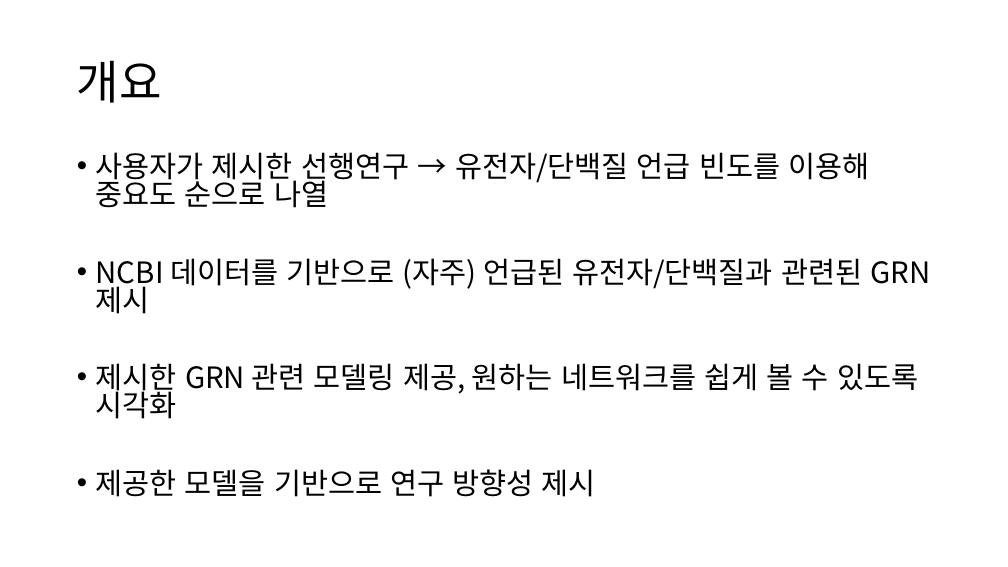
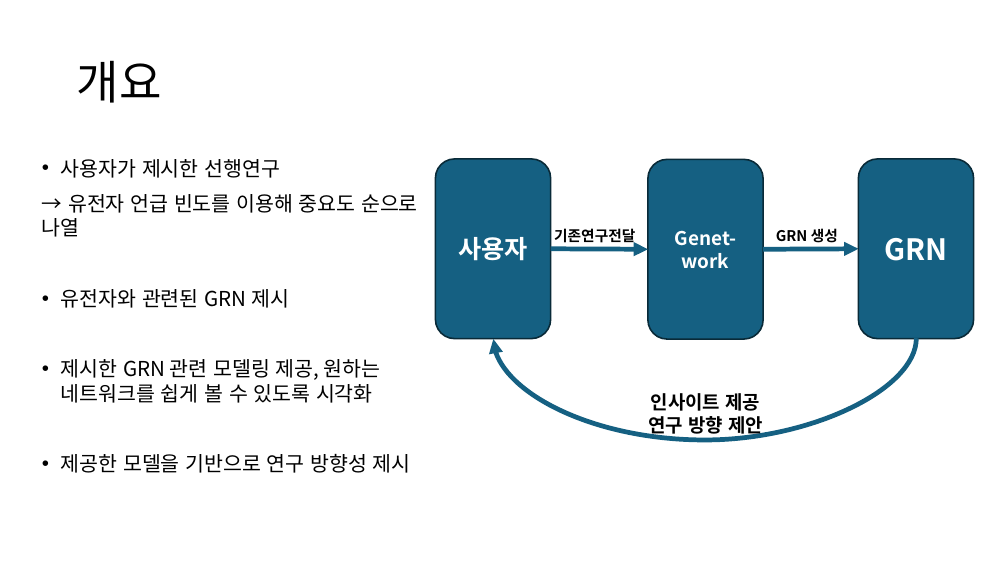
Before and after one commit to summer-121/Genetwork, a slide deck: slide 2 of GeNetwork_Scheme.pptx. Drawn at 1008x567 pixels with LibreOffice and Linux fonts; fonts in the diff are those of the drawing. Boxes give left, top, right and bottom in pixels: in the first picture for what was removed or moved away, otherwise in the second. Text is boxed around its words. In the diff, an @@ line names an element or a change of style, - is before the commit and + after.

```diff
--- a/GeNetwork_Scheme.pptx
+++ b/GeNetwork_Scheme.pptx
@@ text "사용자가 제시한 선행연구" moved from (x1=96, y1=152, x2=930, y2=497) to (x1=42, y1=159, x2=418, y2=473) @@
@@ text at (x1=42, y1=159, x2=418, y2=308): text changed; size 28 to 19.6 pt @@
-• 사용자가 제시한 선행연구 → 유전자/단백질 언급 빈도를 이용해 중요도 순으로 나열
-• NCBI 데이터를 기반으로 (자주) 언급된 유전자/단백질과 관련된 GRN 제시
+• 사용자가 제시한 선행연구
+→ 유전자 언급 빈도를 이용해 중요도 순으로 나열
+• 유전자와 관련된 GRN 제시
@@ text at (x1=61, y1=359, x2=411, y2=473): size 28 to 19.6 pt in "제시한 GRN 관련 모델링 제공, 원하는 네트워크를 ...", "제공한 모델을 기반으로 연구 방향성 제시"; line spacing 0.8 to 1 @@
@@ group added at (x1=436, y1=159, x2=973, y2=442): 3 rounded rectangles, 3 texts, 2 arrows, 1 curved arrow @@
+사용자
+Genet-
+work
+GRN 생성
+GRN
+기존연구전달
+인사이트 제공
+연구 방향 제안
```
Also in this commit, not shown: 6 other slides changed, 2 slides added, 1 slide removed.
